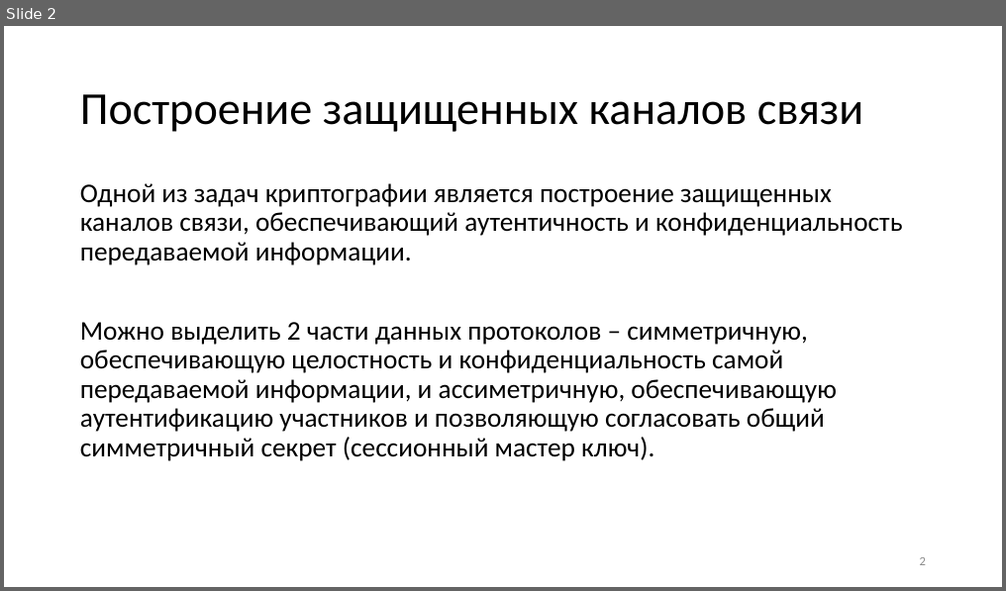
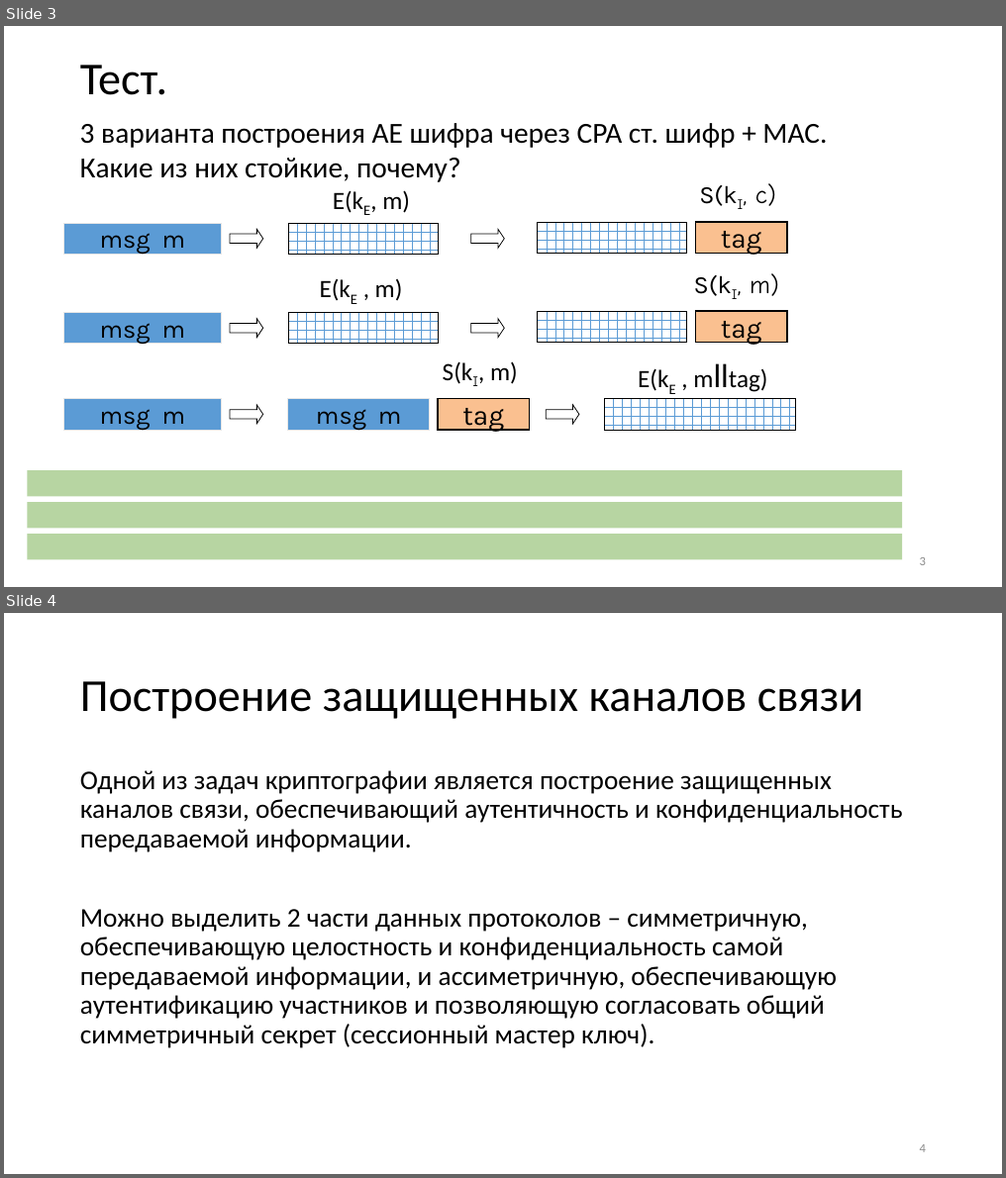
Before and after one commit to CryptoCourse/CryptoLectures, a slide deck: Lectures/Lecture13.pptx. Shown one above the other, each under a label of ours: slide 2 before the commit, slides 3 and 4 after it. The pictures are 1006x591 and 1006x1178 pixels, drawn with LibreOffice and Linux fonts; fonts in the diff are those of the drawing. Boxes give left, top, right and bottom in pixels: in the first picture for what was removed or moved away, otherwise in the second. Text is boxed around its words. In the diff, an @@ line names an element or a change of style, - is before the commit and + after.

```diff
--- a/Lectures/Lecture13.pptx
+++ b/Lectures/Lecture13.pptx
@@ slide 3 added at [4, 26, 1002, 587], background #FFFFFF @@
@@ title added at [80, 65, 167, 95], 44 pt, text #000000 @@
+Тест.
@@ text added at [80, 123, 827, 182], 28 pt, text #000000 @@
+3 варианта построения AE шифра через CPA ст. шифр + MAC.
+Какие из них стойкие, почему?
@@ text added at [333, 190, 410, 213], 24 pt, text #000000 @@
+E(kE, m)
@@ text added at [699, 183, 776, 206], 24 pt, text #000000 @@
+S(kI, c)
@@ rectangle added at [63, 223, 221, 255], fill #5B9BD5, outline #E7E6E6 0.75 pt, 24 pt, text #000000 @@
+msg m
@@ right arrow added at [230, 230, 263, 249], outline #000000 0.75 pt @@
@@ rectangle added at [288, 223, 439, 255], fill pattern #5B9BD5 on #FFFFFF, outline #000000 0.75 pt @@
@@ right arrow added at [471, 230, 504, 249], outline #000000 0.75 pt @@
@@ rectangle added at [538, 222, 687, 254], fill pattern #5B9BD5 on #FFFFFF, outline #000000 0.75 pt @@
@@ rectangle added at [696, 222, 787, 254], fill #FAC090, outline #000000 1.5 pt, 26.7 pt, text #000000 @@
+tag
@@ text added at [320, 279, 403, 301], 24 pt, text #000000 @@
+E(kE , m)
@@ text added at [694, 274, 779, 296], 24 pt, text #000000 @@
+S(kI, m)
@@ rectangle added at [63, 313, 221, 344], fill #5B9BD5, outline #E7E6E6 0.75 pt, 24 pt, text #000000 @@
+msg m
@@ right arrow added at [230, 319, 263, 338], outline #000000 0.75 pt @@
@@ rectangle added at [288, 313, 439, 344], fill pattern #5B9BD5 on #FFFFFF, outline #000000 0.75 pt @@
@@ right arrow added at [471, 319, 504, 338], outline #000000 0.75 pt @@
@@ rectangle added at [538, 311, 687, 343], fill pattern #5B9BD5 on #FFFFFF, outline #000000 0.75 pt @@
@@ rectangle added at [696, 311, 787, 343], fill #FAC090, outline #000000 1.5 pt, 26.7 pt, text #000000 @@
+tag
@@ text added at [443, 362, 518, 384], 24 pt, text #000000 @@
+S(kI, m)
@@ text added at [638, 369, 668, 391], 24 pt, text #000000 @@
+E(kE , mlltag)
@@ rectangle added at [63, 399, 221, 430], fill #5B9BD5, outline #E7E6E6 0.75 pt, 24 pt, text #000000 @@
+msg m
@@ right arrow added at [230, 405, 263, 424], outline #000000 0.75 pt @@
@@ rectangle added at [288, 399, 430, 430], fill #5B9BD5, outline #E7E6E6 0.75 pt, 24 pt, text #000000 @@
+msg m
@@ rectangle added at [438, 399, 529, 430], fill #FAC090, outline #000000 1.5 pt, 26.7 pt, text #000000 @@
+tag
@@ right arrow added at [546, 405, 579, 424], outline #000000 0.75 pt @@
@@ rectangle added at [604, 399, 796, 430], fill pattern #5B9BD5 on #FFFFFF, outline #000000 0.75 pt @@
@@ rectangle added at [27, 471, 902, 497], fill #70AD47 at 50% opacity @@
@@ rectangle added at [27, 502, 902, 528], fill #70AD47 at 50% opacity @@
@@ rectangle added at [27, 534, 902, 561], fill #70AD47 at 50% opacity @@
@@ page number added at [920, 558, 926, 566], 12 pt, text #8C8C8C @@
+3
@@ what was slide 2 is now slide 4 @@
@@ page number at [920, 1145, 926, 1153]: text changed @@
-2
+4
```
Also in this commit, not shown: 1 slide changed, 1 other slide added, 3 other files.
